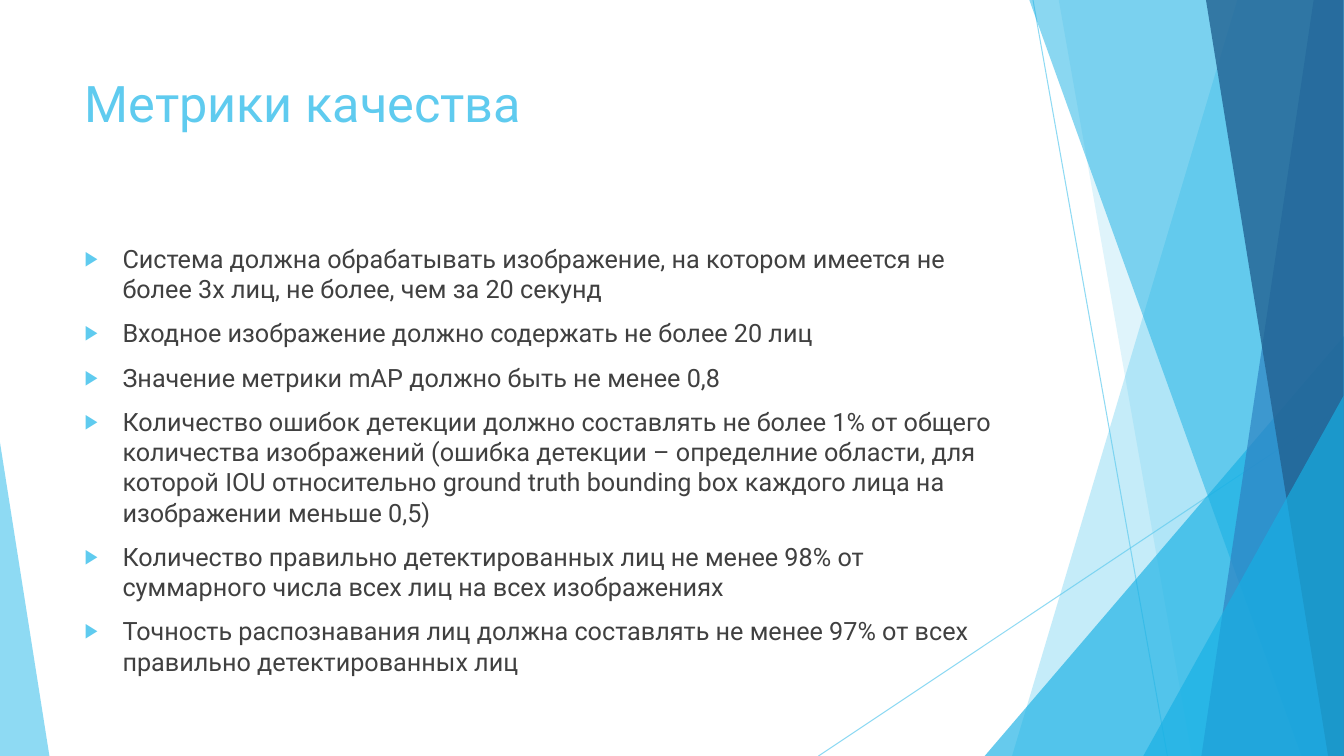
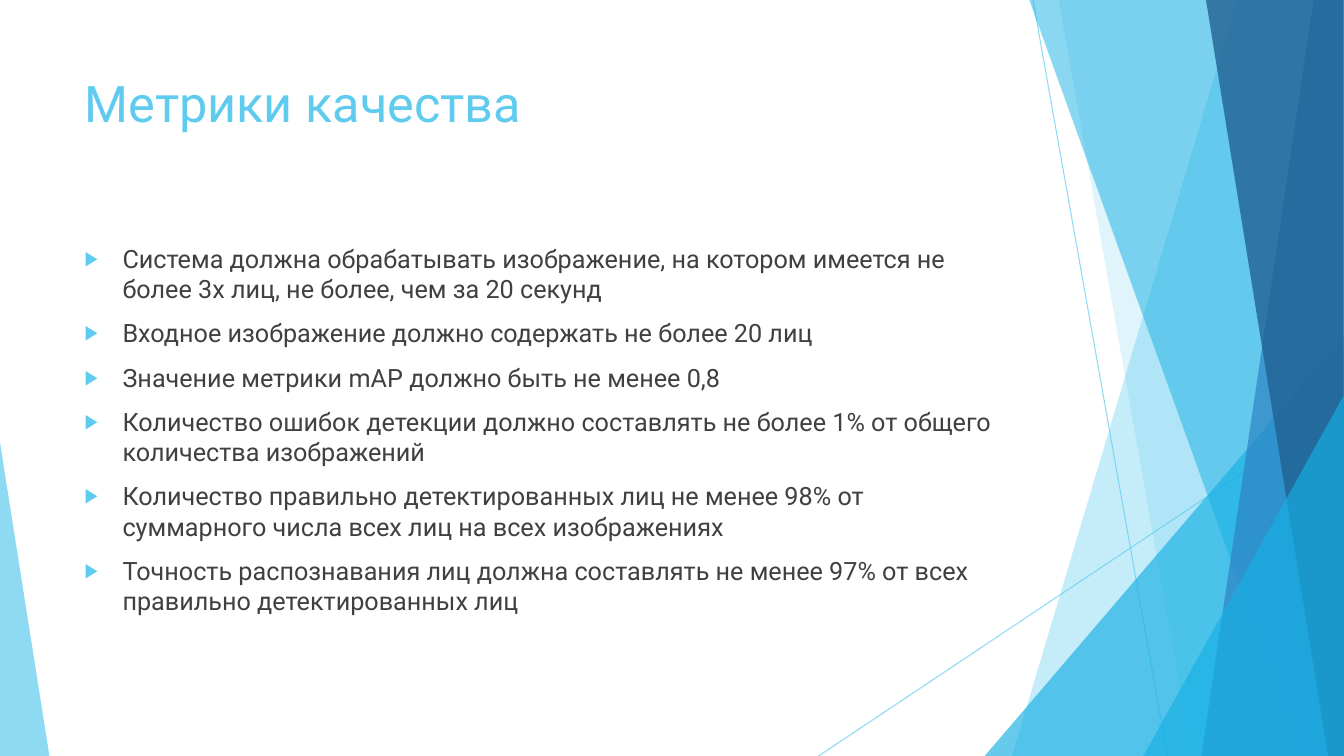
Before and after one commit to greyhuman/FaceReco, a slide deck: slide 9 of docs/external/Итоговая презентация.pptx. Drawn at 1344x756 pixels with LibreOffice and Linux fonts; fonts in the diff are those of the drawing. Boxes give left, top, right and bottom in pixels: in the first picture for what was removed or moved away, otherwise in the second. Text is boxed around its words. In the diff, an @@ line names an element or a change of style, - is before the commit and + after.

```diff
--- a/docs/external/Итоговая презентация.pptx
+++ b/docs/external/Итоговая презентация.pptx
@@ text at [123, 412, 991, 466]: text changed @@
-▶ Количество ошибок детекции должно составлять не более 1% от общего количества изображений (ошибка детекции – определние области, для которой IOU относительно ground truth bounding box каждого лица на изображении меньше 0,5)
+▶ Количество ошибок детекции должно составлять не более 1% от общего количества изображений
```
Also in this commit, not shown: 4 other slides changed, 2 slides added, 1 slide removed.
